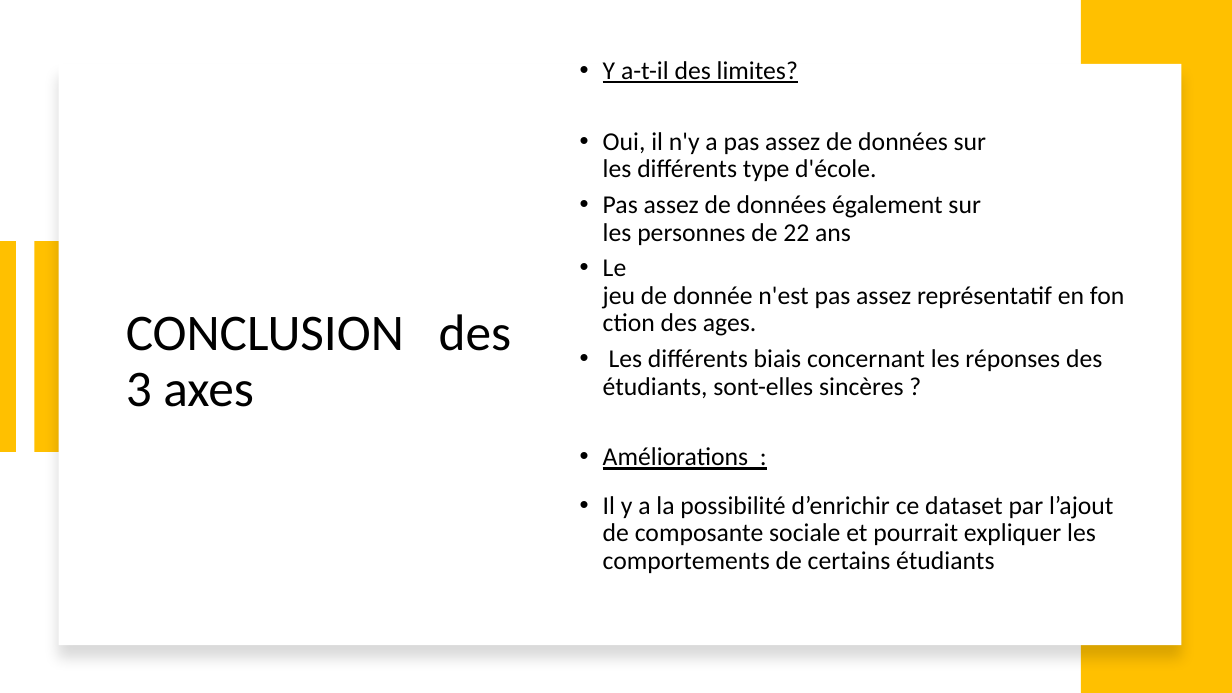
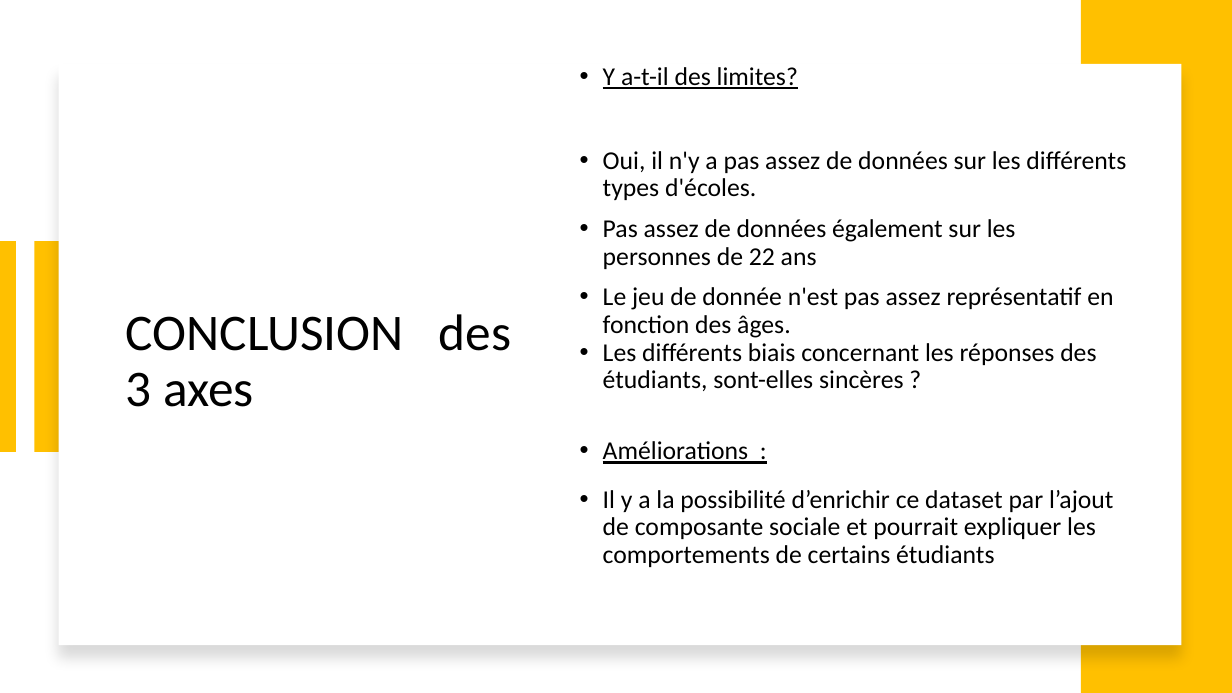
Before and after one commit to QvHub/student_alcohol_consumption, a slide deck: slide 33 of maya_khaled_quentin_alcool_et_jeunes.pptx. Drawn at 1232x693 pixels with LibreOffice and Linux fonts; fonts in the diff are those of the drawing. Boxes give left, top, right and bottom in pixels: in the first picture for what was removed or moved away, otherwise in the second. Text is boxed around its words. In the diff, an @@ line names an element or a change of style, - is before the commit and + after.

```diff
--- a/maya_khaled_quentin_alcool_et_jeunes.pptx
+++ b/maya_khaled_quentin_alcool_et_jeunes.pptx
@@ text at (603, 151, 1126, 200): text changed @@
-• Oui, il n'y a pas assez de données sur les différents type d'école.
+• Oui, il n'y a pas assez de données sur les différents types d'écoles.
@@ text at (603, 219, 1016, 269): more space between paragraphs @@
@@ text at (603, 287, 1113, 338): text changed @@
-• Le jeu de donnée n'est pas assez représentatif en fonction des ages.
+• Le jeu de donnée n'est pas assez représentatif en fonction des âges.
```
Also in this commit, not shown: 16 other slides changed.
